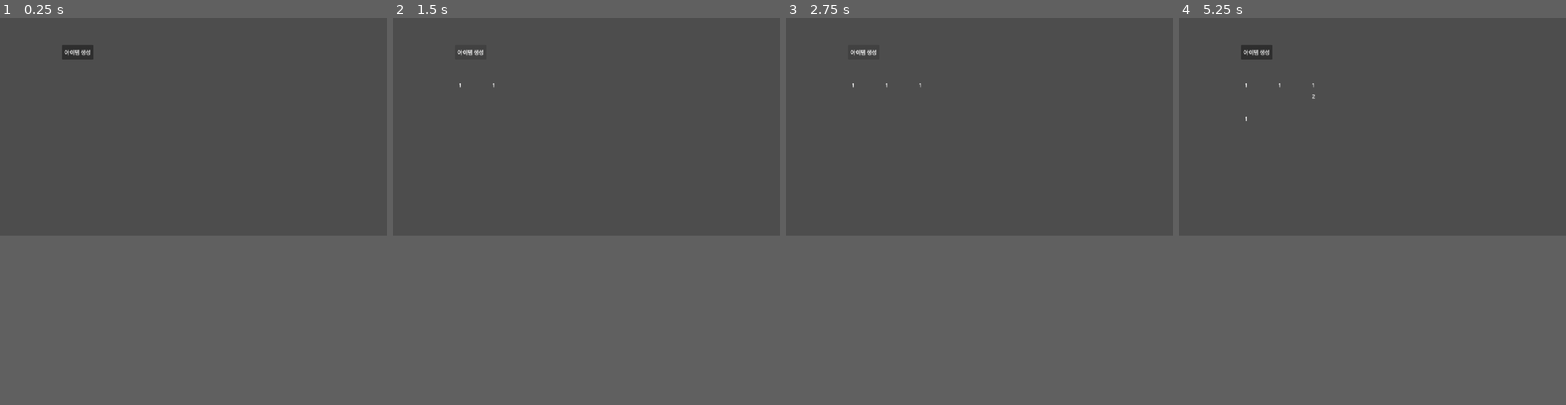
Above: before the commit, frames 1-4 (left to right).
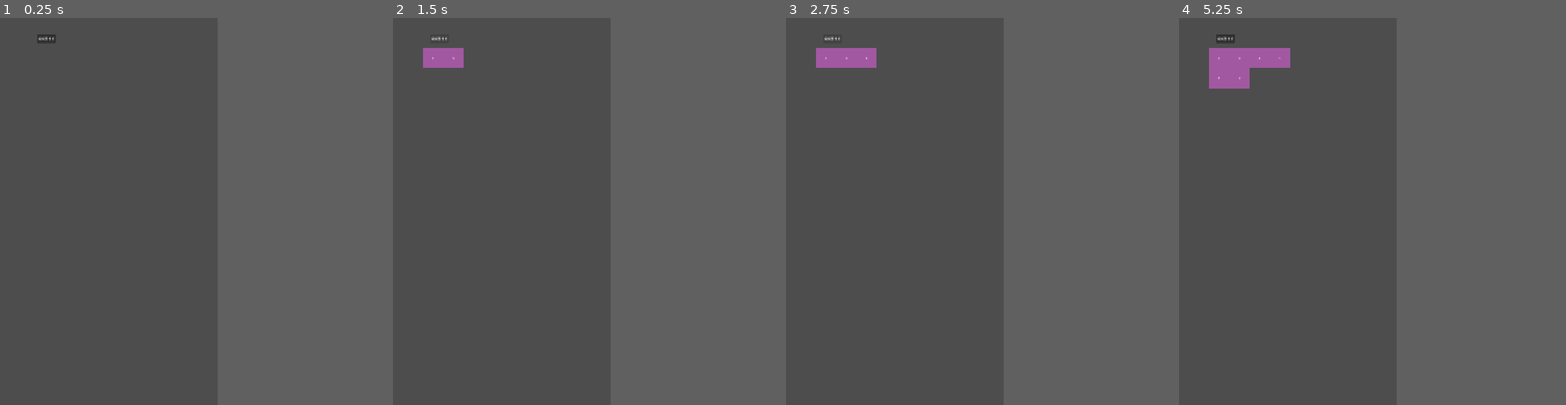
Above: after the commit, the same moments.

Repository: kimchungdo/MergeGame
Game: Godot game, scene res://main.tscn
Same seed, same stepped clock (60 frames per second), same inputs: the game is played once before the commit and once after it.
Inputs (mouse positions are in pixels of both pictures, inside the frame that each line leads up to):
- Up to frame 1 (0.25 s): no input
- Up to frame 2 (1.5 s): click "아이템 생성" at 0.5 s; click "아이템 생성" at 1.25 s
- Up to frame 3 (2.75 s): click "아이템 생성" at 2 s
- Up to frame 4 (5.25 s): tap Enter at 2.75, 5 s; drag from (1244, 83) to (1411, 79) at 2.77 s; tap Space at 3.5 s; drag from (1279, 83) to (1353, 168) at 3.52 s; move the mouse to (1314, 83) at 4.27 s; click (1314, 83) at 4.42 s; drag from (1345, 83) to (1244, 118) at 5.02 s
The window is 800x450 before the commit and 450x800 after it. Grey fills any space a smaller window leaves; there, only what the larger window draws over its background counts as a difference.

The runs differ from the first frame. In frame 1, 0.3% of the frame differs, in the area x 9-25%, y 4-11%; in frame 2, 0.6%; in frame 3, 0.8%; in frame 4, 1.8%, in the area x 7-36%, y 4-27%.

Commit message:
add item option

Diff:
--- a/item.tscn
+++ b/item.tscn
@@ -7,6 +7,14 @@
 
 [node name="Item" type="Area2D" unique_id=2145640643]
 script = ExtResource("1_baxfk")
+
+[node name="ColorRect" type="ColorRect" parent="." unique_id=669662682]
+offset_left = -50.0
+offset_top = -50.0
+offset_right = 50.0
+offset_bottom = 50.0
+mouse_filter = 2
+color = Color(1, 0.39607844, 1, 0.4745098)
 
 [node name="CollisionShape2D" type="CollisionShape2D" parent="." unique_id=1270739375]
 shape = SubResource("RectangleShape2D_6ba1t")
--- a/project.godot
+++ b/project.godot
@@ -17,8 +17,11 @@
 
 [display]
 
+window/size/viewport_width=1080
+window/size/viewport_height=1920
 window/stretch/mode="canvas_items"
 window/stretch/aspect="expand"
+window/handheld/orientation=5
 
 [physics]
 
